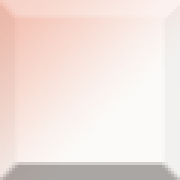
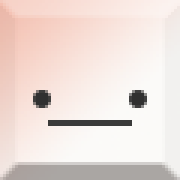
Revision of a layered 180px x 180px image; what changed, layer by layer:
added layer "图层 4" (95%) above "图层 3" over bbox(48, 120, 132, 126)
added layer "图层 3" above "图层 1" over bbox(33, 90, 147, 108)
